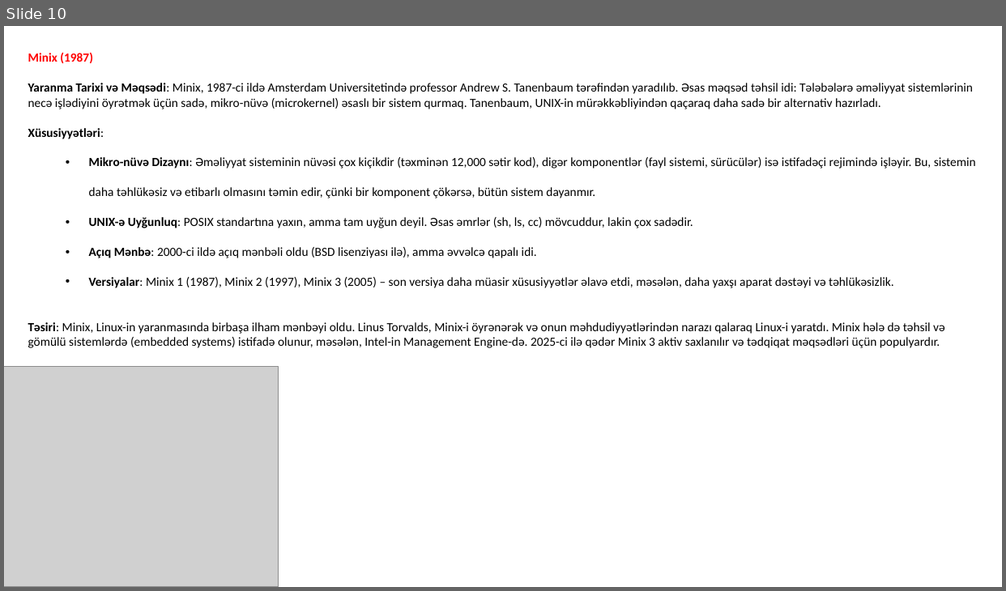
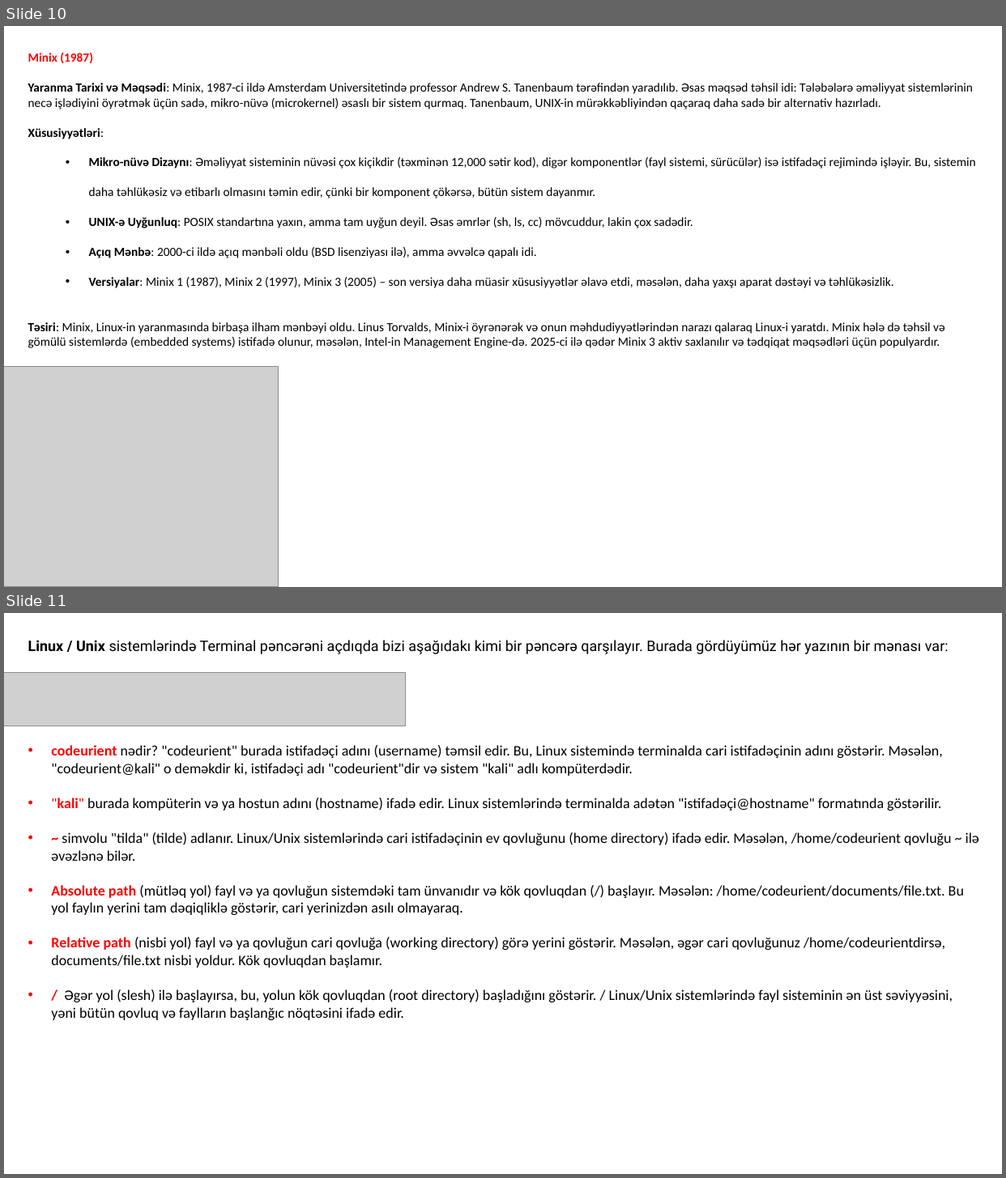
Before and after one commit to codeurient/DevOps, a slide deck: .lessons/1 operating systems/1 linux/1.pptx. Shown one above the other, each under a label of ours: slide 10 before the commit, slides 10 and 11 after it. The pictures are 1006x591 and 1006x1178 pixels, drawn with LibreOffice and Linux fonts; fonts in the diff are those of the drawing; grey boxes stand for pictures. Boxes give left, top, right and bottom in pixels: in the first picture for what was removed or moved away, otherwise in the second. Text is boxed around its words. In the diff, an @@ line names an element or a change of style, - is before the commit and + after.

Commit message:
linux commands

```diff
--- a/.lessons/1 operating systems/1 linux/1.pptx
+++ b/.lessons/1 operating systems/1 linux/1.pptx
@@ slide 11 added at bbox=[4, 613, 1002, 1174], background #FFFFFF @@
@@ text added at bbox=[28, 640, 979, 1020], 14 pt, text #000000 @@
+Linux / Unix sistemlərində Terminal pəncərəni açdıqda bizi aşağıdakı kimi bir pəncərə qarşılayır. Burada gördüyümüz hər yazının bir mənası var:
+• codeurient nədir? "codeurient" burada istifadəçi adını (username) təmsil edir. Bu, Linux sistemində terminalda cari istifadəçinin adını göstərir. Məsələn, "codeurient@kali" o deməkdir ki, istifadəçi adı "codeurient"dir və sistem "kali" adlı kompüterdədir.
+• "kali" burada kompüterin və ya hostun adını (hostname) ifadə edir. Linux sistemlərində terminalda adətən "istifadəçi@hostname" formatında göstərilir.
+• ~ simvolu "tilda" (tilde) adlanır. Linux/Unix sistemlərində cari istifadəçinin ev qovluğunu (home directory) ifadə edir. Məsələn, /home/codeurient qovluğu ~ ilə əvəzlənə bilər.
+• Absolute path (mütləq yol) fayl və ya qovluğun sistemdəki tam ünvanıdır və kök qovluqdan (/) başlayır. Məsələn: /home/codeurient/documents/file.txt. Bu yol faylın yerini tam dəqiqliklə göstərir, cari yerinizdən asılı olmayaraq.
+• Relative path (nisbi yol) fayl və ya qovluğun cari qovluğa (working directory) görə yerini göstərir. Məsələn, əgər cari qovluğunuz /home/codeurientdirsə, documents/file.txt nisbi yoldur. Kök qovluqdan başlamır.
+• / Əgər yol (slesh) ilə başlayırsa, bu, yolun kök qovluqdan (root directory) başladığını göstərir. / Linux/Unix sistemlərində fayl sisteminin ən üst səviyyəsini, yəni bütün qovluq və faylların başlanğıc nöqtəsini ifadə edir.
@@ picture added at bbox=[4, 672, 406, 726] @@
```
Also in this commit, not shown: 16 other slides added, 4 slides removed.
